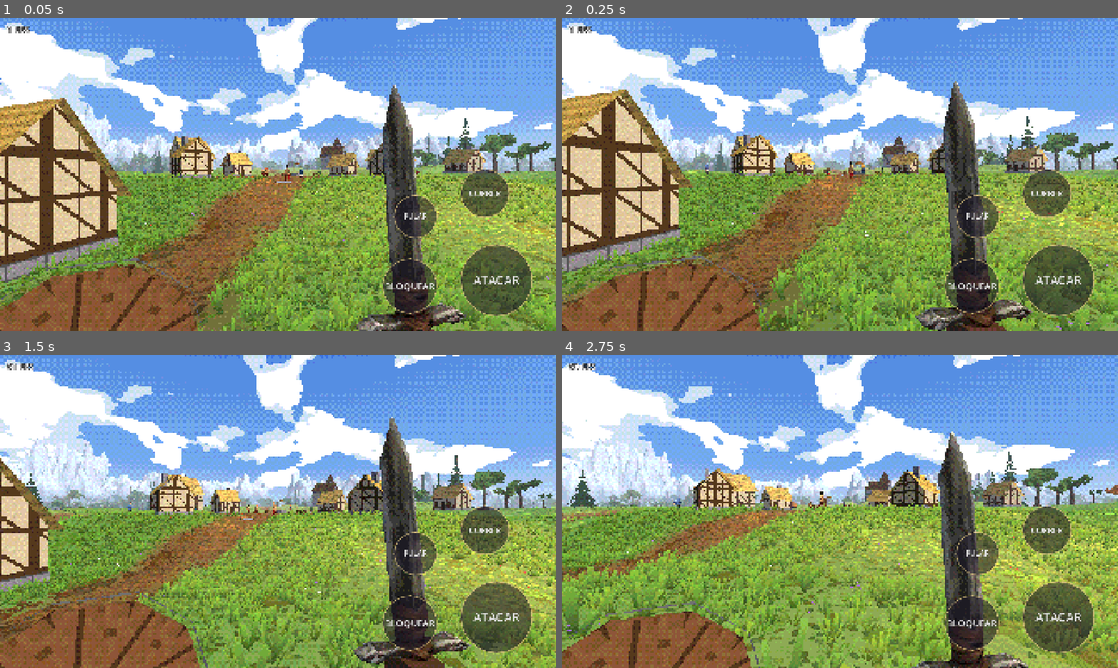
Above: before the commit, frames 1-4 (two rows, left to right).
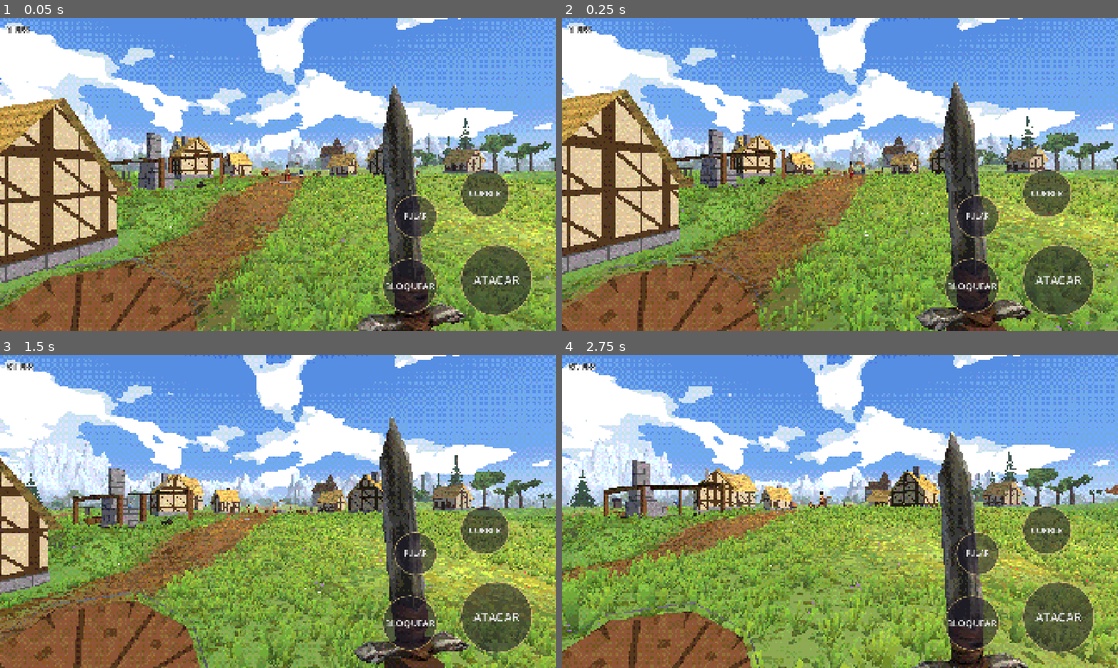
Above: after the commit, the same moments.

Repository: rhfazeredo-ops/Dallarian
Game: Godot game, scene res://cenas/mundo.tscn
Same seed, same stepped clock (60 frames per second), same inputs: the game is played once before the commit and once after it.
Inputs (mouse positions are in pixels of both pictures, inside the frame that each line leads up to):
- Up to frame 1 (0.05 s): no input
- Up to frame 2 (0.25 s): no input
- Up to frame 3 (1.5 s): tap Enter at 0.5 s; move the mouse to (400, 495) at 0.52 s; hold Right (ui_right) 0.53-1.25 s; hold Shift 0.53-1.25 s; click (400, 495) at 0.67 s; tap Space at 0.77 s; drag from (166, 527) to (250, 574) at 1.27 s
- Up to frame 4 (2.75 s): move the mouse to (895, 442) at 2.02 s; hold Right (ui_right) from 2.03 s (still down); hold Shift from 2.03 s (still down)

The runs differ from the first frame. In frame 1, 13% of the frame differs, in the area x 0-100%, y 36-100%; in frame 2, 13%; in frame 3, 16%; in frame 4, 17%, in the area x 0-100%, y 33-100%.

Commit message:
Ferraria na vila; sem grama nem manchas dentro das construções
- Telheiro aberto de madeira, piso de pedra, fornalha com chaminé e fogo aceso, bigorna sobre toco, tina
  d'água, monte de carvão e suporte de ferramentas; lugar escolhido sozinho (livre de casas, longe da
  estrada), frente virada para a praça; colisão em esteios, fornalha, bigorna e tina.
- Grama e manchas do chão não nascem dentro do chão das construções.

Co-Authored-By: Claude Opus 5.5 <noreply@anthropic.com>
Claude-Session: https://claude.ai/code/session_01WFSuYSG1mTsBiEAWeNGYj8

Diff:
--- a/godot/scripts/chao_splat.gd
+++ b/godot/scripts/chao_splat.gd
@@ -78,7 +78,7 @@
 	var b: int = c.bloco; var itens := []
 	for n in int(b * b * c.dens):
 		var x := k.x * b + rng.randf() * b; var z := k.y * b + rng.randf() * b
-		if not m.reg.dentro(x, z): continue
+		if not m.reg.dentro(x, z) or m.reg.em_construcao(x, z): continue
 		var h: float = m.altura_malha(x, z); var nrm: Vector3 = m.normal_malha(x, z)
 		if h < m.reg.agua(x, z) - 0.05: continue
 		var s := rng.randf_range(c.tam.x, c.tam.y)
--- a/godot/scripts/mundo.gd
+++ b/godot/scripts/mundo.gd
@@ -188,7 +188,83 @@
 	_poco(Vector3(0, reg.aplanar(Vector2.ZERO, Vector2(1.6, 1.6), 0.0, 2.0) - 0.1, 0))
 	for b in [[3.5, 2.0], [4.2, 2.6], [-3.0, 3.6], [6.0, -9.0], [-26, -16], [-25, -15.2]]:
 		_barril(Vector3(b[0], altura(b[0], b[1]), b[1]))
+	_ferraria()
 	lugares.append([Vector2.ZERO, 50.0])
+
+# ferraria: telheiro aberto de madeira (4 esteios e telhado inclinado de tábuas), fornalha de pedra com
+# chaminé e fogo aceso, bigorna sobre um toco, tina d'água, monte de carvão e um suporte de ferramentas.
+# O lugar é escolhido sozinho: livre de casas e longe da estrada, na beira da vila.
+var ferraria_pos := Vector2.ZERO
+func _ferraria() -> void:
+	var c := Vector2(-34, 44)
+	for t in 80:
+		var a := deg_to_rad(120.0 + t * 37.0); var r := 30.0 + (t % 5) * 5.0
+		var q := Vector2(cos(a), sin(a)) * r
+		if not perto_de_casa(q.x, q.y, 6.0) and reg.dist_estrada(q.x, q.y) > 9.0: c = q; break
+	var ang := atan2(-c.x, -c.y)                         # frente aberta virada para a praça
+	var livre := _longe_da_estrada(c, Vector2(4.5, 3.5), ang)
+	c = livre; ferraria_pos = c
+	var y := reg.aplanar(c, Vector2(5.0, 4.0), -ang, 3.0)
+	var base := Vector3(c.x, y, c.y)
+	var no := Node3D.new(); no.position = base; no.rotation.y = ang; raiz.add_child(no)
+	var add := func(st: SurfaceTool, mt: Material) -> void:
+		var mi := MeshInstance3D.new(); mi.mesh = st.commit(); mi.material_override = mt; no.add_child(mi)
+	var col := func(pos: Vector3, tam: Vector3) -> void:
+		var corpo := StaticBody3D.new(); var cs := CollisionShape3D.new(); var bx := BoxShape3D.new()
+		bx.size = tam; cs.shape = bx; cs.position = pos + Vector3(0, tam.y / 2.0, 0); corpo.add_child(cs); no.add_child(corpo)
+	# piso de pedra batida
+	var st := _st(); _caixa(st, Vector3(0, -0.15, 0), Vector3(9.0, 0.4, 7.0)); add.call(st, mat("pedra", 1.0, Color(0.75, 0.72, 0.7)))
+	# esteios e vigas
+	st = _st()
+	for e in [Vector2(-4.2, 3.2), Vector2(4.2, 3.2), Vector2(-4.2, -3.2), Vector2(4.2, -3.2)]:
+		var alt: float = 3.4 if e.y > 0 else 2.6
+		_caixa(st, Vector3(e.x, alt / 2.0 - 0.3, e.y), Vector3(0.3, alt + 0.6, 0.3))
+		col.call(Vector3(e.x, -0.3, e.y), Vector3(0.32, alt, 0.32))
+	_caixa(st, Vector3(0, 3.2, 3.2), Vector3(8.8, 0.25, 0.25)); _caixa(st, Vector3(0, 2.4, -3.2), Vector3(8.8, 0.25, 0.25))
+	add.call(st, mat("madeira"))
+	# telhado de tábuas inclinado (mais alto na frente)
+	st = _st()
+	_quad(st, Vector3(-4.8, 2.5, -3.8), Vector3(4.8, 2.5, -3.8), Vector3(4.8, 3.45, 3.8), Vector3(-4.8, 3.45, 3.8), 5.0, 4.0)
+	_quad(st, Vector3(4.8, 2.5, -3.8), Vector3(-4.8, 2.5, -3.8), Vector3(-4.8, 3.45, 3.8), Vector3(4.8, 3.45, 3.8), 5.0, 4.0)
+	add.call(st, mat("madeira", 1.0, Color(0.62, 0.55, 0.5)))
+	# fornalha de pedra no fundo, com chaminé atravessando o telhado
+	st = _st()
+	_caixa(st, Vector3(-2.2, 0.75, -2.3), Vector3(2.4, 1.5, 1.8))
+	_caixa(st, Vector3(-2.2, 1.9, -2.6), Vector3(1.6, 0.8, 1.2))
+	_caixa(st, Vector3(-2.2, 3.4, -2.6), Vector3(0.9, 2.6, 0.9))
+	add.call(st, mat("pedra"))
+	col.call(Vector3(-2.2, 0, -2.3), Vector3(2.4, 2.4, 1.8))
+	# boca da fornalha: brasa (escuro + laranja) e fogo em splats
+	st = _st(); _quad(st, Vector3(-2.9, 0.35, -1.38), Vector3(-1.5, 0.35, -1.38), Vector3(-1.5, 1.05, -1.38), Vector3(-2.9, 1.05, -1.38), 1, 1)
+	add.call(st, mat("", 1.0, Color(1.6, 0.55, 0.15)))
+	var fogo := []
+	for k in 18:
+		fogo.append([no.transform * Vector3(-2.2 + randf_range(-0.45, 0.45), randf_range(0.4, 1.0), -1.3 + randf_range(-0.05, 0.08)),
+			[Color(1.0, 0.75, 0.3), Color(0.98, 0.45, 0.15), Color(1.0, 0.9, 0.55)][k % 3], randf_range(0.18, 0.32)])
+	_splats(fogo, Vector2(1, 1), false, 0.6)
+	# bigorna sobre um toco
+	st = _st(); cilindro(st, Vector3(1.2, -0.1, -0.4), 0.45, 0.42, 0.75, 7, true); add.call(st, mat("casca"))
+	st = _st()
+	_caixa(st, Vector3(1.2, 0.72, -0.4), Vector3(0.38, 0.18, 0.3))
+	_caixa(st, Vector3(1.2, 0.92, -0.4), Vector3(0.75, 0.22, 0.34))
+	_caixa(st, Vector3(1.68, 0.95, -0.4), Vector3(0.25, 0.14, 0.18))      # bico
+	add.call(st, mat("", 1.0, Color(0.3, 0.3, 0.34)))
+	col.call(Vector3(1.2, -0.1, -0.4), Vector3(0.9, 1.05, 0.9))
+	# tina d'água e monte de carvão
+	st = _st(); cilindro(st, Vector3(3.2, -0.1, -2.2), 0.6, 0.65, 0.75, 8); add.call(st, mat("madeira"))
+	st = _st(); _quad(st, Vector3(2.65, 0.55, -2.75), Vector3(3.75, 0.55, -2.75), Vector3(3.75, 0.55, -1.65), Vector3(2.65, 0.55, -1.65), 1, 1)
+	add.call(st, mat("", 1.0, Color(0.2, 0.32, 0.42)))
+	col.call(Vector3(3.2, -0.1, -2.2), Vector3(1.3, 0.85, 1.3))
+	st = _st(); cilindro(st, Vector3(-3.6, -0.1, 1.2), 0.9, 0.0, 0.7, 6); add.call(st, mat("", 1.0, Color(0.13, 0.12, 0.12)))
+	# suporte de ferramentas na parede do fundo (tenazes e martelos como silhuetas)
+	st = _st()
+	_caixa(st, Vector3(1.6, 1.6, -3.05), Vector3(2.2, 0.12, 0.12))
+	for k in 5:
+		var x := 0.8 + k * 0.4
+		_caixa(st, Vector3(x, 1.25, -3.0), Vector3(0.05, 0.7, 0.05))
+		_caixa(st, Vector3(x, 0.92, -3.0), Vector3(0.16, 0.1, 0.08))
+	add.call(st, mat("", 1.0, Color(0.32, 0.3, 0.3)))
+	lugares.append([c, 7.0])
 
 func _colisor_caixa(pos: Vector3, tam: Vector3, ang: float) -> void:
 	var corpo := StaticBody3D.new(); var cs := CollisionShape3D.new(); var bx := BoxShape3D.new()
@@ -678,6 +754,10 @@
 	if args.has("olhar"): jogador.rotation.y = deg_to_rad(float(args.olhar))
 	if args.has("raio"): _prox_raio = 0.0
 	if args.has("pose"): jogador.mostrar_pose(args.pose)
+	if args.has("ferraria"):
+		var f3 := Vector3(ferraria_pos.x, 0, ferraria_pos.y); var dirf := (Vector3.ZERO - f3).normalized()
+		var pj := f3 + dirf * 9.0; jogador.global_position = Vector3(pj.x, altura(pj.x, pj.z) + 0.3, pj.z)
+		jogador.rotation.y = atan2(dirf.x, dirf.z)
 	if args.has("npc"):          # teste: põe moradores parados em fila na frente do jogador
 		var fr := -jogador.global_transform.basis.z; var lado := jogador.global_transform.basis.x
 		var k := 0
--- a/godot/scripts/regiao.gd
+++ b/godot/scripts/regiao.gd
@@ -234,8 +234,19 @@
 	if h > 40.0: c = c.lerp(Color(0.88, 0.91, 0.98), smoothstep(40.0, 50.0, h))  # neve
 	return c
 
+# dentro do chão de alguma construção (casa, ferraria, moinho...)?
+func em_construcao(x: float, z: float) -> bool:
+	for pl in planos:
+		var c: Vector2 = pl[0]
+		var dx := x - c.x; var dz := z - c.y
+		if dx * dx + dz * dz > pl[5]: continue
+		var q := Vector2(dx, dz).rotated(-pl[2]); var meia: Vector2 = pl[1]
+		if abs(q.x) < meia.x - 0.6 and abs(q.y) < meia.y - 0.6: return true
+	return false
+
 # a grama nasce aqui? (devolve 0..1 = densidade)
 func grama(x: float, z: float, h: float, ny: float) -> float:
+	if em_construcao(x, z): return 0.0
 	if abs(x) > LIM - 20 or abs(z) > LIM - 20 or ny < 0.8 or h > 30.0: return 0.0
 	if Vector2(x, z).length() < 18.0: return 0.0
 	if h < agua(x, z) + 0.15: return 0.0
